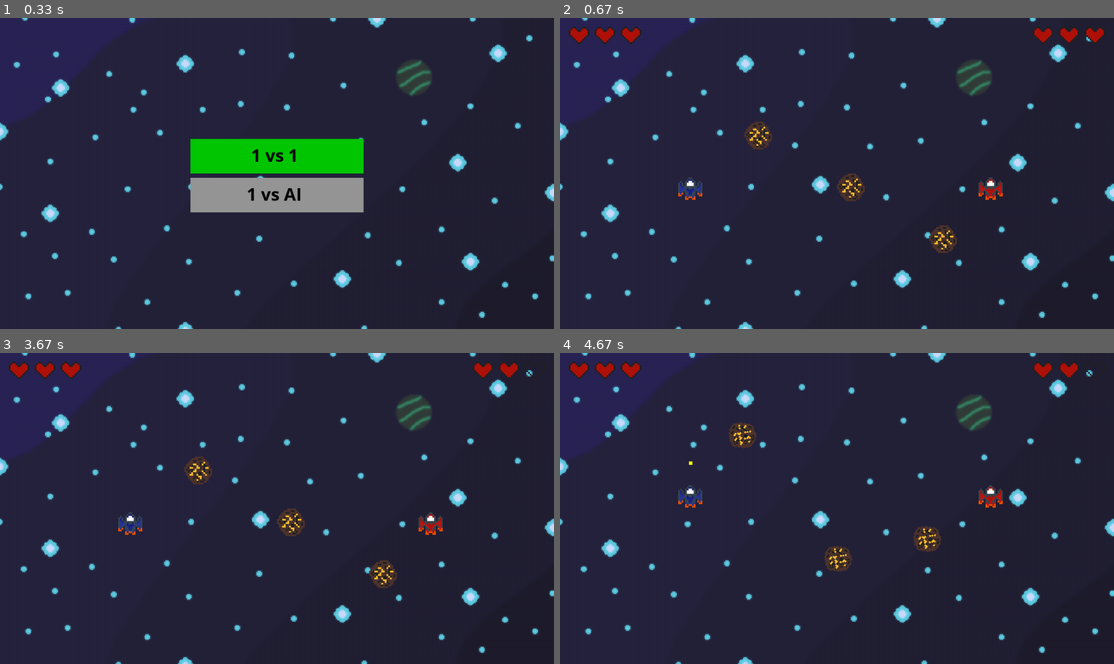
Above: before the commit, frames 1-4 (two rows, left to right).
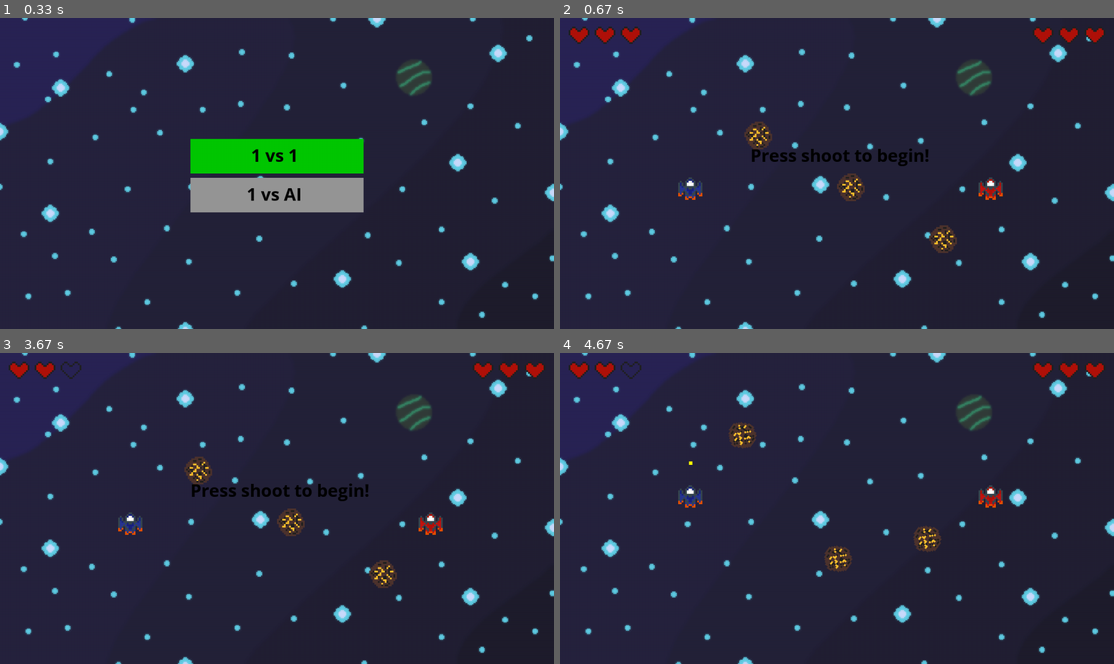
Above: after the commit, the same moments.

Repository: IndaPlus22/liljencr-game
Game: pygame game, started from pygame/main.py
The game is run twice, just before and just after one commit, with the same random seed, the same clock (stepped at 60 frames per second) and the same inputs.
Inputs:
- Up to frame 1 (0.33 s): no input
- Up to frame 2 (0.67 s): tap Alt at 0.33 s
- Up to frame 3 (3.67 s): tap one key every 0.33 s from 0.67 s: S F D G; hold Up 2-2.47 s; hold Right 2.5-2.97 s; hold Left 3-3.53 s; hold Down from 3.57 s (still down)
- Up to frame 4 (4.67 s): release Down at 3.87 s; tap Alt at 4.33 s

Frame 1 is identical in both runs. In frame 2, 0.5% of the frame differs, in the area x 34-67%, y 41-48%; in frame 3, 0.7%, in the area x 11-99%, y 3-48%; in frame 4, 0.2%.

Commit message:
Add text, fix meteor hits

Diff:
--- a/pygame/main.py
+++ b/pygame/main.py
@@ -28,6 +28,11 @@
 WIDTH, HEIGHT = pygame.display.get_surface().get_size() # Gets and saves screen size
 pygame.display.set_caption("Agroids") # Sets window caption to Agroids
 FPS = 30 # Sets framerate to 30 FPS
+
+# FONTS:
+pygame.font.init()
+font = pygame.font.Font("./OpenSans-Bold.ttf", 40)
+startText = font.render("Press shoot to begin!", True, (0, 0, 0))
 
 # Decides which path to use: (Arcade uses piPath, computer uses compPath)
 piPath = "/home/pi/RetroPie/roms/pc/assets/"
@@ -145,6 +150,7 @@
         draw_ships(win, blueShip, redShip)
         draw_meteors(win, meteorSprite)
         draw_hearts()
+        win.blit(startText, (playerVSplayer.x, playerVSplayer.y + 10))
 
     elif gameMode == "pVSp":
         draw_ships(win, blueShip, redShip)
@@ -234,7 +240,7 @@
 
         elif gameMode == "pVSp" and started: # Updates everything that're nessecary for the main game to run
             move_meteors(WIDTH, HEIGHT)
-            meteorCollosion = check_meteor_collision(redShip, blueShip)
+            meteorCollosion = check_meteor_collision(blueShip, redShip)
             if meteorCollosion == "blue":
                 blueShip.hp -= 1
                 reset()
